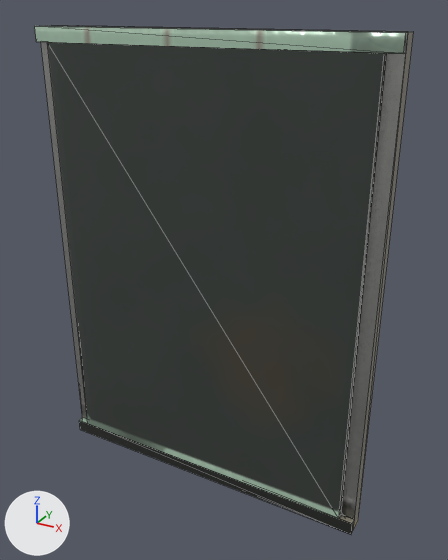
A saved change to the FBX model art/house/v2/fbx/H_Mirror.fbx.
The view is the same before and after, from a camera (50 mm lens) standing at (2.48, -4.23, 4.14) and looking at (0.15, 0.0, 2.02). The lights are fixed; the arrows at lower left show +X, +Y and +Z. The first picture is the older version. Mesh edges are drawn as thin lines.

The first picture shows 'H_Mirror'.
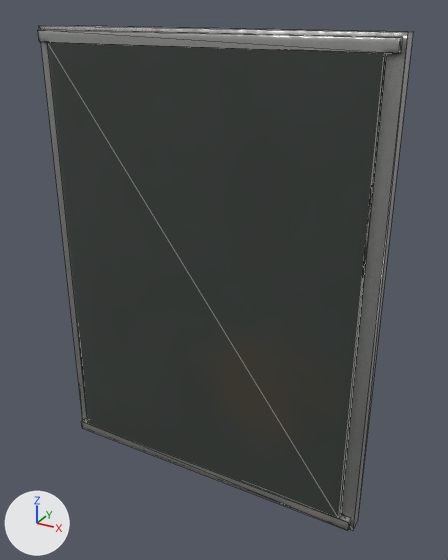
What differs and where, as boxes (x1, y1, x2, y2) in the pictures (448 x 560 px; the box of a moved part takes in the faces that stretch with it):
```json
{"object": "H_Mirror", "change": "reshaped, surface changed", "before": [35, 25, 413, 534], "after": [38, 25, 413, 530]}
{"part": 1, "of": "me_h_mirror", "change": "moved or reshaped", "before": [79, 418, 354, 534], "after": [81, 419, 351, 530]}
{"part": 2, "of": "me_h_mirror", "change": "moved or reshaped", "before": [35, 26, 408, 54], "after": [38, 30, 402, 54]}
{"part": 3, "of": "me_h_mirror", "change": "surface changed", "before": [38, 25, 413, 530], "after": [38, 25, 413, 530]}
```

Scene script edits in JSON lines:
```json
{"block": "me_h_mirror", "where": "me_h_mirror.from_pydata(...)  # 32 vertices, 48 faces; spans x -1.5..1.5, y -0.19..0.0, z 0.0..4.0"}
{"block": "me_h_mirror", "where": "# used by ob_h_mirror; location = (0.0, 0.0, 0.0)"}
{"block": "me_h_mirror", "change": "me_h_mirror part 1: the loose piece of 8 vertices spanning x -1.5..1.5, y -0.19..-0.13, z 0.0..0.12 is scaled about its middle by (0.98, 1, 0.75), then moved by (0.0, 0.0, 0.01)"}
{"block": "me_h_mirror", "change": "me_h_mirror part 2: the loose piece of 8 vertices spanning x -1.5..1.5, y -0.19..-0.13, z 3.88..4.0 is scaled about its middle by (0.98, 1, 0.75), then moved by (0.0, 0.0, -0.01)"}
{"block": "me_h_mirror", "change": "me_h_mirror part 3: texture (UV) coordinates of 48 of 48 faces, centred in x -1.5..1.5, y -0.19..0.0, z 0.0..4.0, changed; they spanned u 0.0..0.99, v 0.0..0.99 and now span u 0.0..0.79, v 0.0..0.99"}
```
